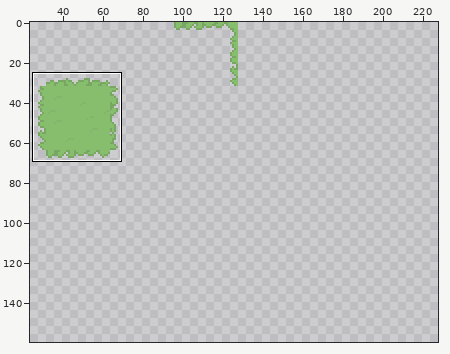
A pixel-art file gets an edit: world-and-tiles/grass.aseprite. Above: a wide view before the commit, with the close-up outlined.
Close-up. Before the edit:
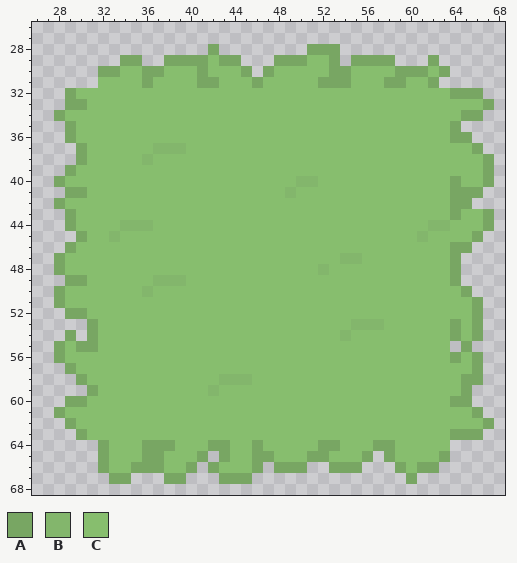
128x128 pixels, 1 frame. Colours within 5 levels of each other are drawn and written as one. Shown: x 26..68, y 26..68. The old version is drawn lined up with the new one, on the new canvas. The wide view leaves out empty margins. The commit also changed other parts of the picture, which this record leaves out.
Palette (. is transparent): A #78a663  B #83b66c  C #87be6e
The result:
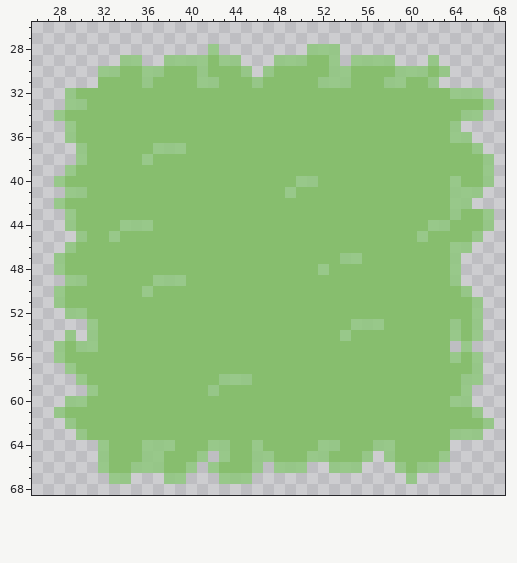
From old to new:
canvas 128x128 -> 288x160
colour A: #78a663 -> #90c77fdc
y 37: x 37..39 BBB -> AAA
y 38: x 36 B -> A
y 40: x 50..51 BB -> AA
y 41: x 49 B -> A
y 44: x 34..36 BBB -> AAA; x 62..63 BB -> AA
y 45: x 33 B -> A; x 61 B -> A
y 47: x 54..55 BB -> AA
y 48: x 52 B -> A
y 49: x 37..39 BBB -> AAA
y 50: x 36 B -> A
y 53: x 55..57 BBB -> AAA
y 54: x 54 B -> A
y 58: x 43..45 BBB -> AAA
y 59: x 42 B -> A
